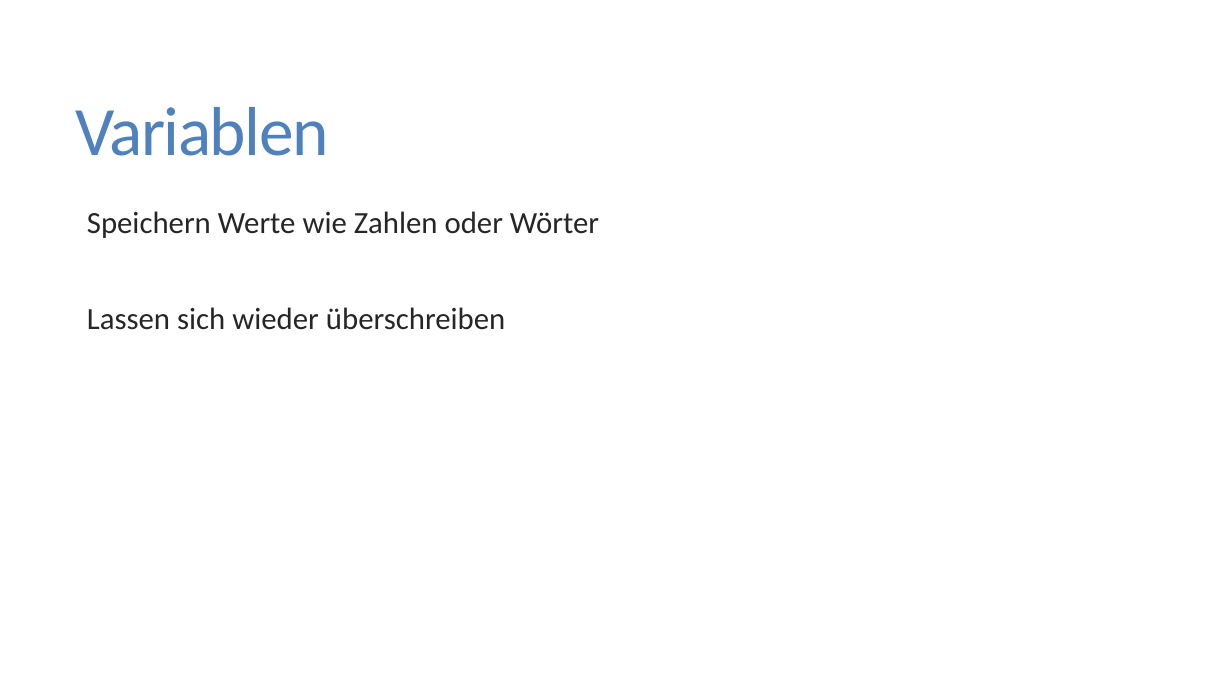
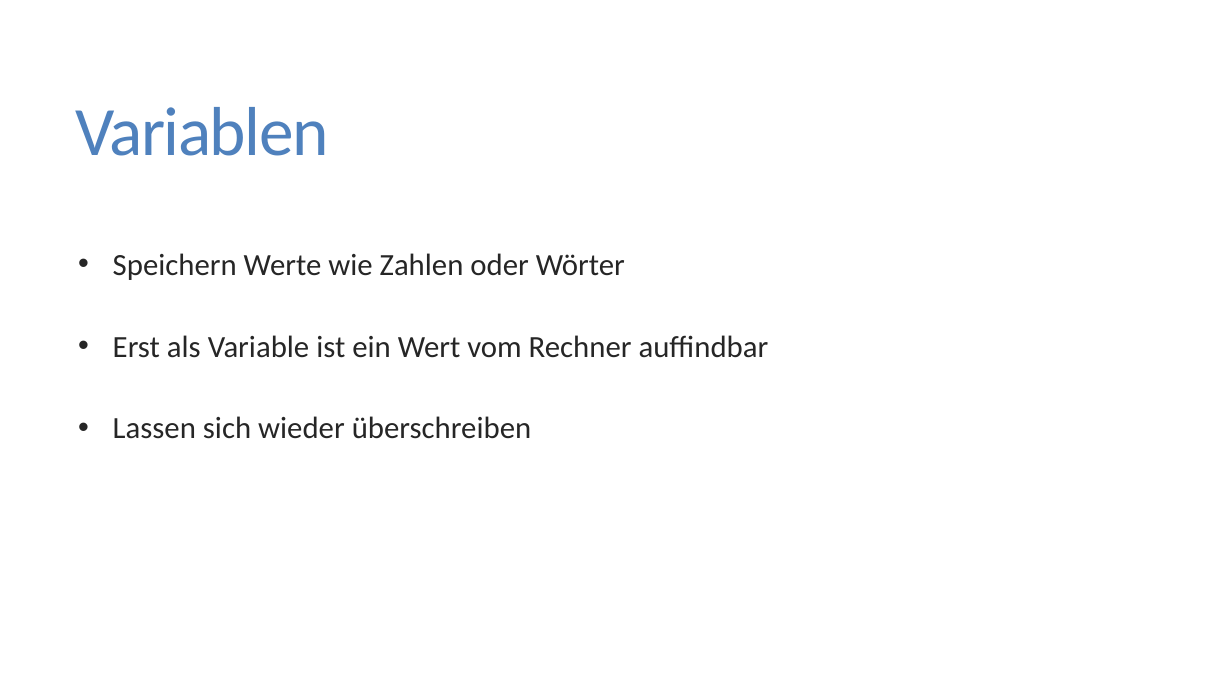
Before and after one commit to FlorianKeppeler/RKurs, a slide deck: slide 13 of Einführung in R.pptx (slide 12 before the commit). Drawn at 1232x693 pixels with LibreOffice and Linux fonts; fonts in the diff are those of the drawing. Boxes give left, top, right and bottom in pixels: in the first picture for what was removed or moved away, otherwise in the second. Text is boxed around its words. In the diff, an @@ line names an element or a change of style, - is before the commit and + after.

```diff
--- a/Einführung in R.pptx
+++ b/Einführung in R.pptx
@@ text at (x1=113, y1=253, x2=625, y2=439): bullet   to •; list level 1 to 2 in "Speichern Werte wie Zahlen oder ..."; line spacing 0.85 to 2; list level 1 to 2 in "Lassen sich wieder überschreiben" @@
@@ text at (x1=113, y1=335, x2=769, y2=358): paragraph added @@
+  • Erst als Variable ist ein Wert vom Rechner auffindbar
```
Also in this commit, not shown: 6 other slides changed, 11 slides added, 2 slides removed, 7 other files.
